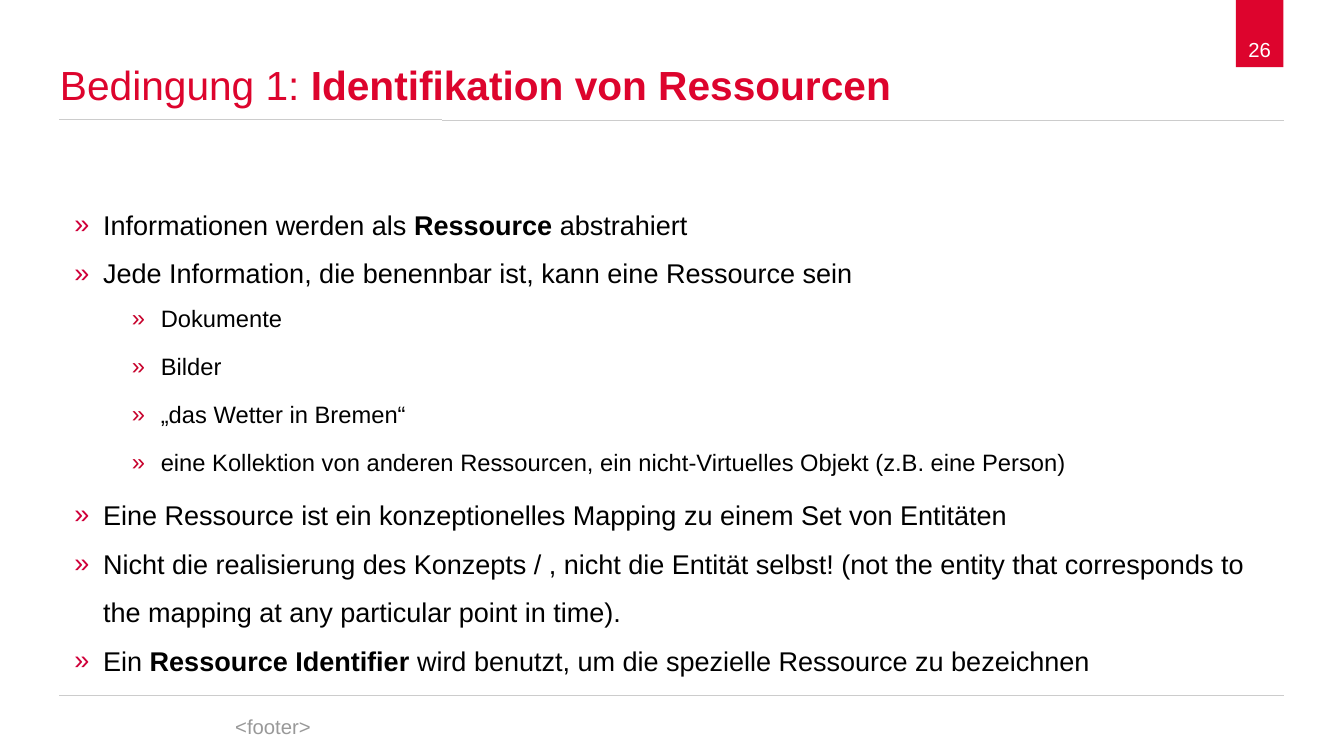
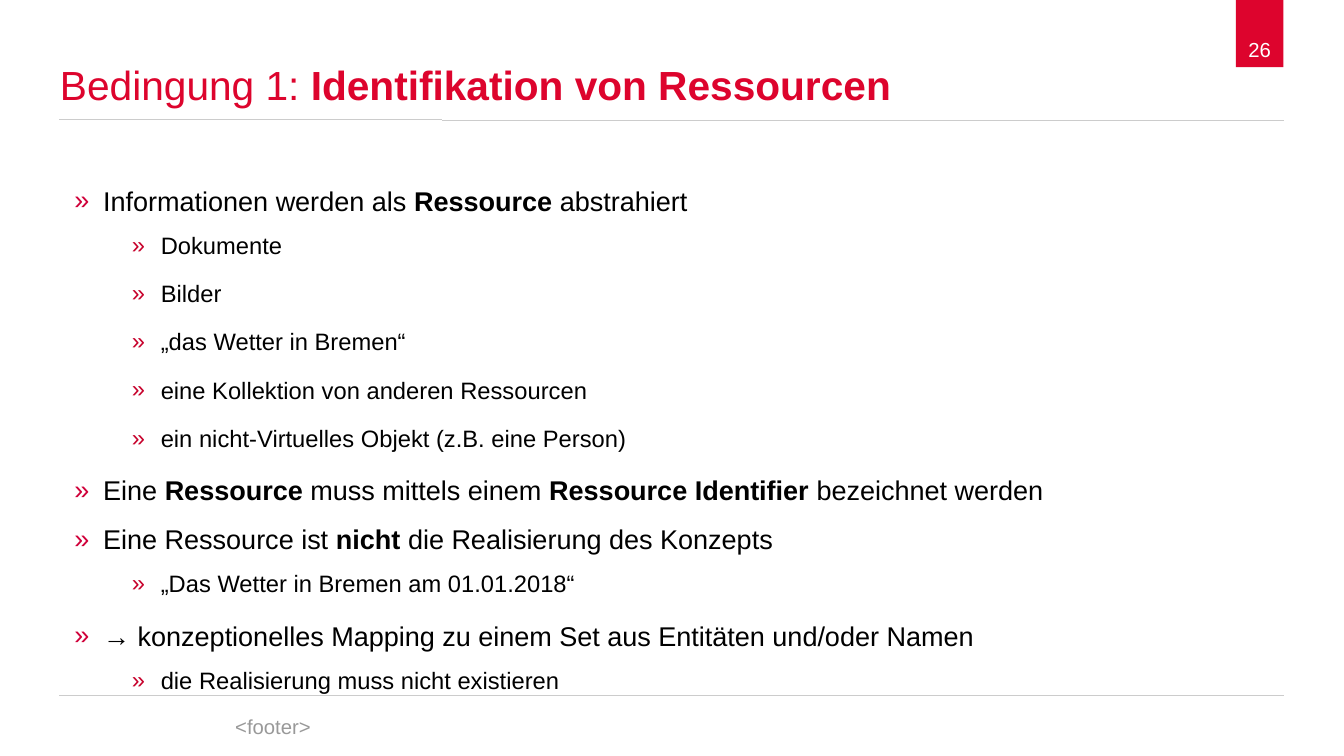
Before and after one commit to spaceone/presentations, a slide deck: slide 26 of representational-state-transfer/representational-state-transfer.odp. Drawn at 1344x756 pixels with LibreOffice and Linux fonts; fonts in the diff are those of the drawing; background and template pictures are left out. Boxes give left, top, right and bottom in pixels: in the first picture for what was removed or moved away, otherwise in the second. Text is boxed around its words. In the diff, an @@ line names an element or a change of style, - is before the commit and + after.

```diff
--- a/representational-state-transfer/representational-state-transfer.odp
+++ b/representational-state-transfer/representational-state-transfer.odp
@@ text "Informationen werden als Ressource abstrahiert": place and size @@
-text "Informationen werden als Ressource abstrahiert" at (103, 215, 1244, 676)
+text "Informationen werden als Ressource abstrahiert" at (103, 191, 1044, 651)
@@ text at (103, 263, 853, 287): paragraph removed @@
-» Jede Information, die benennbar ist, kann eine Ressource sein
@@ text at (103, 381, 1044, 651): text changed @@
-    » eine Kollektion von anderen Ressourcen, ein nicht-Virtuelles Objekt (z.B. eine Person)
-» Eine Ressource ist ein konzeptionelles Mapping zu einem Set von Entitäten
-» Nicht die realisierung des Konzepts / , nicht die Entität selbst! (not the entity that corresponds to the mapping at any particular point in time).
-» Ein Ressource Identifier wird benutzt, um die spezielle Ressource zu bezeichnen
+    » eine Kollektion von anderen Ressourcen
+    » ein nicht-Virtuelles Objekt (z.B. eine Person)
+» Eine Ressource muss mittels einem Ressource Identifier bezeichnet werden
+» Eine Ressource ist nicht die Realisierung des Konzepts
+    » „Das Wetter in Bremen am 01.01.2018“
+» → konzeptionelles Mapping zu einem Set aus Entitäten und/oder Namen
+    » die Realisierung muss nicht existieren
```
Also in this commit, not shown: 9 other slides changed, 5 slides added, 9 slides removed, 3 other files.
